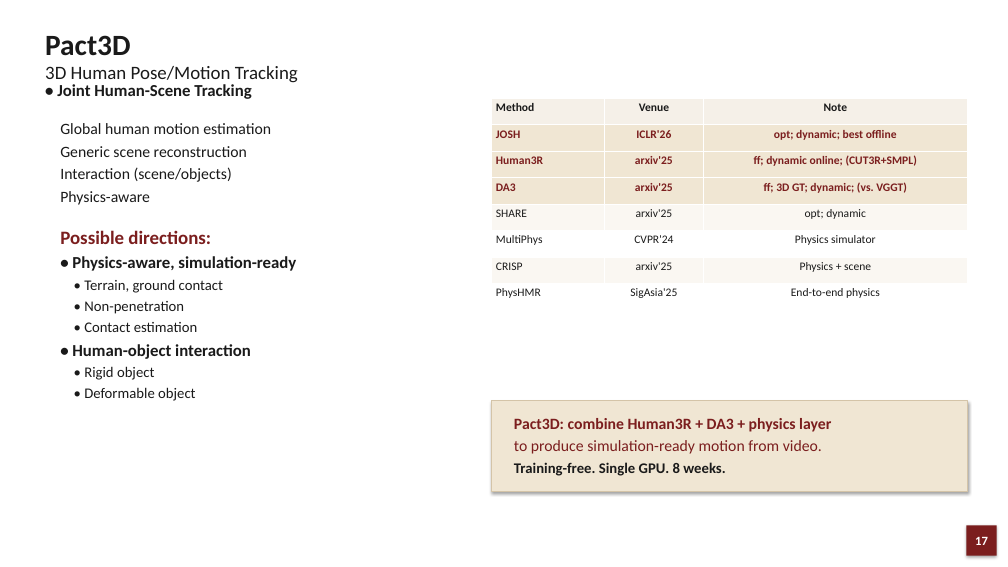
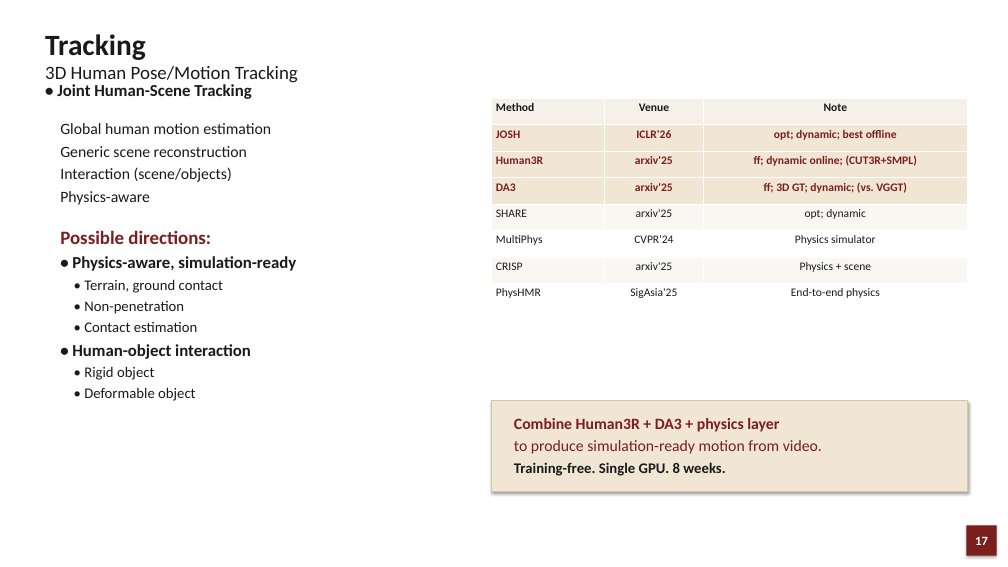
Before and after one commit to JCNTH/Pact3D, a slide deck: slide 17 of Pact3D_Presentation.pptx. Drawn at 1008x567 pixels with LibreOffice and Linux fonts; fonts in the diff are those of the drawing. Boxes give left, top, right and bottom in pixels: in the first picture for what was removed or moved away, otherwise in the second. Text is boxed around its words. In the diff, an @@ line names an element or a change of style, - is before the commit and + after.

```diff
--- a/Pact3D_Presentation.pptx
+++ b/Pact3D_Presentation.pptx
@@ text at box(45, 34, 146, 60): text changed @@
-Pact3D
+Tracking
@@ text at box(514, 418, 779, 432): text changed @@
-Pact3D: combine Human3R + DA3 + physics layer
+Combine Human3R + DA3 + physics layer
```
Also in this commit, not shown: 16 other slides changed, 1 other file.
